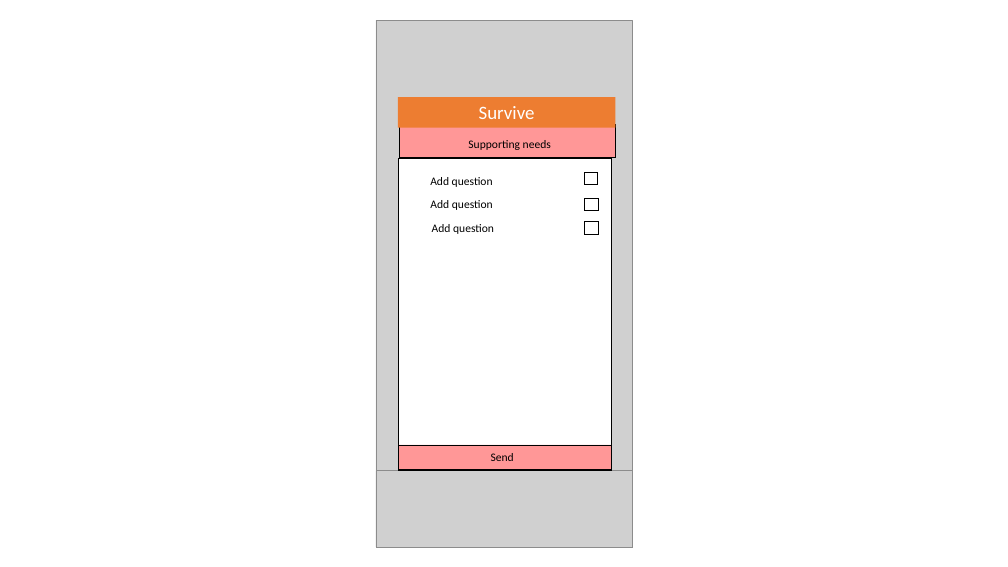
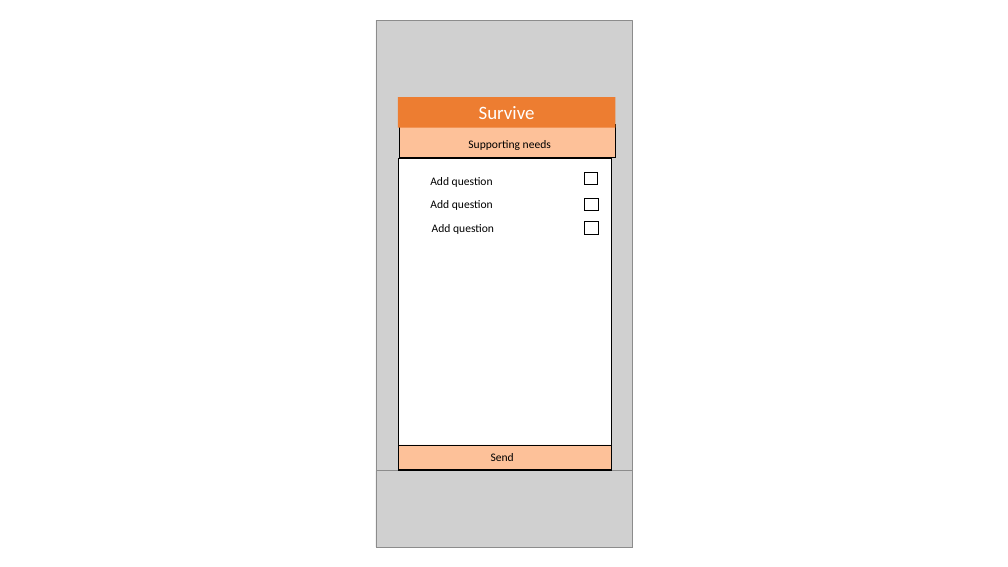
Before and after one commit to mistelip/survival-nervousnet, a slide deck: slide 9 of Docs/Survive Axon Demo v2.pptx. Drawn at 1008x567 pixels with LibreOffice and Linux fonts; fonts in the diff are those of the drawing; grey boxes stand for pictures. Boxes give left, top, right and bottom in pixels: in the first picture for what was removed or moved away, otherwise in the second. Text is boxed around its words. In the diff, an @@ line names an element or a change of style, - is before the commit and + after.

```diff
--- a/Docs/Survive Axon Demo v2.pptx
+++ b/Docs/Survive Axon Demo v2.pptx
@@ rectangle at <box>399,125,616,158</box>: fill #FF9797 to #FDC199 @@
@@ rectangle at <box>399,445,612,470</box>: fill #FF9797 to #FDC199 @@
```
Also in this commit, not shown: 2 other slides changed, 1 slide removed, 2 other files.
